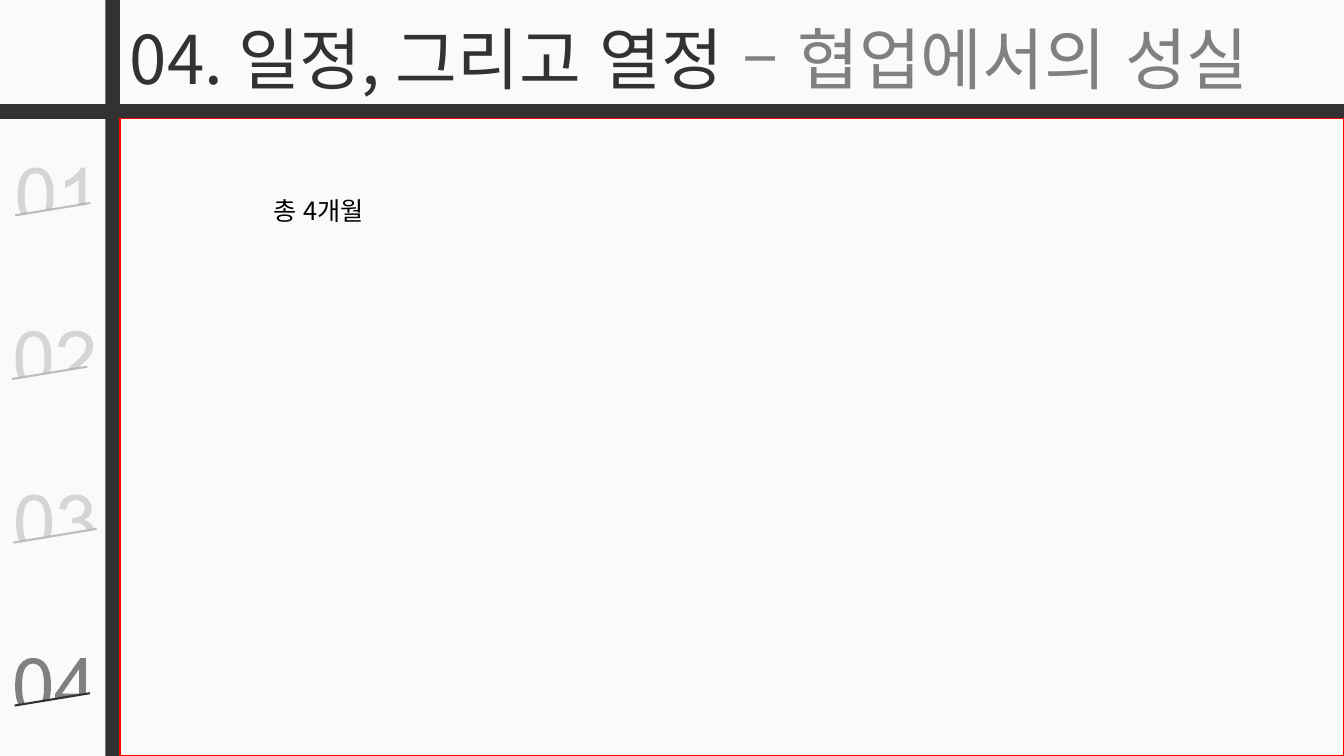
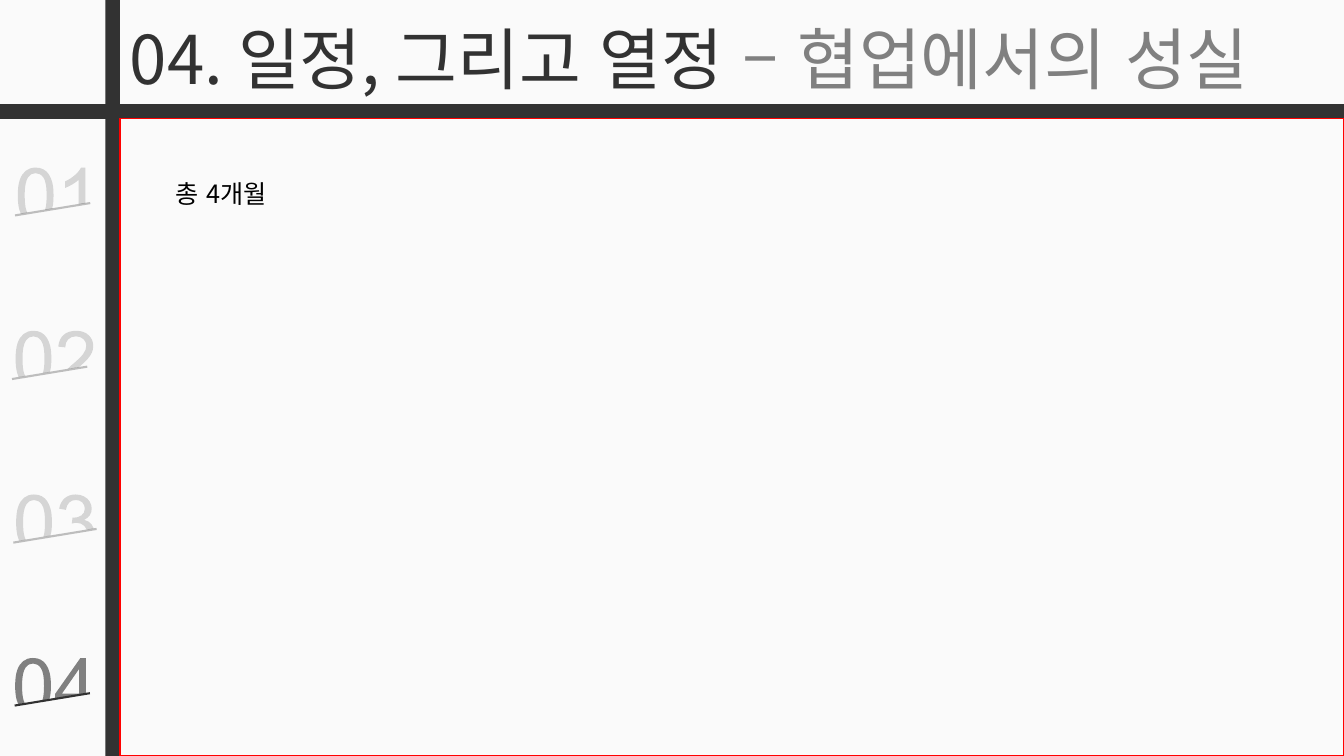
Before and after one commit to simplex3510/GeoStrike, a slide deck: slide 7 of 포트폴리오.pptx (slide 6 before the commit). Drawn at 1344x756 pixels with LibreOffice and Linux fonts; fonts in the diff are those of the drawing. Boxes give left, top, right and bottom in pixels: in the first picture for what was removed or moved away, otherwise in the second. Text is boxed around its words. In the diff, an @@ line names an element or a change of style, - is before the commit and + after.

```diff
--- a/포트폴리오.pptx
+++ b/포트폴리오.pptx
@@ text "총 4개월": place and size @@
-text "총 4개월" at (273,199,363,222)
+text "총 4개월" at (176,182,266,205)
```
Also in this commit, not shown: 2 other slides changed, 1 slide added.
